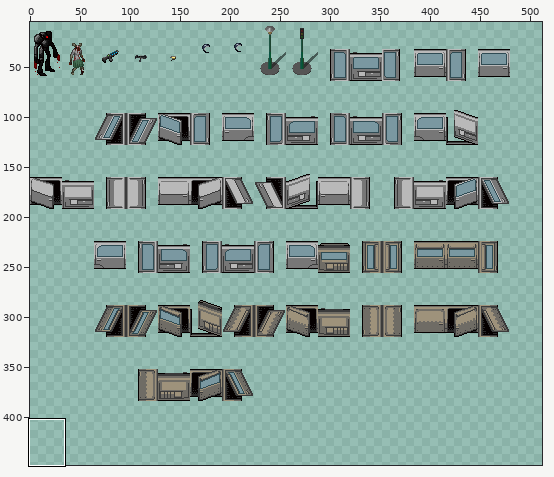
A sprite sheet gets an edit: gfx/UltimateCataclysm/incomplete_tall.png. The first picture is a wide view before the edit; the outline marks the close-up.
Close-up. Earlier state:
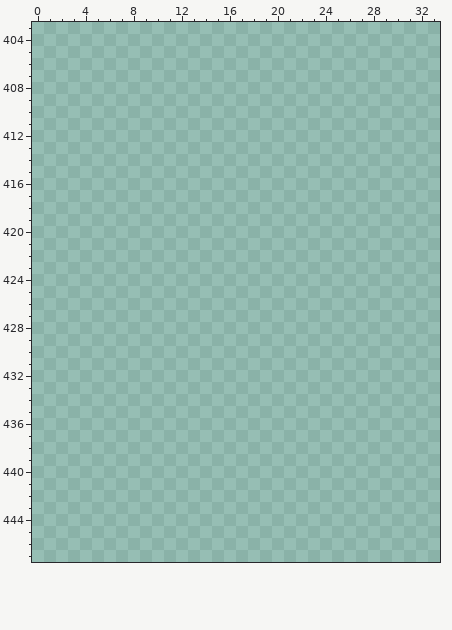
The file is 512x448 pixels. Pixels under 10% opacity are left out. Colours within 5 levels of each other are drawn and written as one. Shown: x 0..33, y 403..447. The old version is drawn lined up with the new one. The wide view leaves out empty margins. The commit also changed other parts of the picture, which this record leaves out.
Once edited:
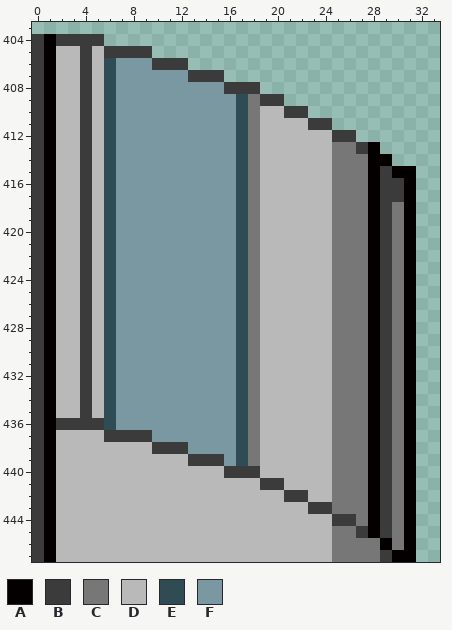
Palette (. is transparent): A #050000  B #3b3b3b  C #777777  D #b9b9b9  E #2f4b53  F #7a98a1
Diff:
drawings rearranged on the sheet (the old picture shows each at its new place; 9 dropped ones are not shown)
Changed rows in their new state; - is an unchanged pixel.
first column x 0:
404 BABBBB--------------------------
405 BADDBDBBBB----------------------
406 BADDBDEFFFBBB-------------------
407 BADDBDEFFFFFFBBB----------------
408 BADDBDEFFFFFFFFFBBB-------------
409 BADDBDEFFFFFFFFFFECBB-----------
410 BADDBDEFFFFFFFFFFECDDBB---------
411 BADDBDEFFFFFFFFFFECDDDDBB-------
412 BADDBDEFFFFFFFFFFECDDDDDDBB-----
413 BADDBDEFFFFFFFFFFECDDDDDDCCBA---
414 BADDBDEFFFFFFFFFFECDDDDDDCCCAA--
415 BADDBDEFFFFFFFFFFECDDDDDDCCCABAA
416 BADDBDEFFFFFFFFFFECDDDDDDCCCABBA
417 BADDBDEFFFFFFFFFFECDDDDDDCCCABBA
418 BADDBDEFFFFFFFFFFECDDDDDDCCCABCA
419 BADDBDEFFFFFFFFFFECDDDDDDCCCABCA
420 BADDBDEFFFFFFFFFFECDDDDDDCCCABCA
421 BADDBDEFFFFFFFFFFECDDDDDDCCCABCA
422 BADDBDEFFFFFFFFFFECDDDDDDCCCABCA
423 BADDBDEFFFFFFFFFFECDDDDDDCCCABCA
424 BADDBDEFFFFFFFFFFECDDDDDDCCCABCA
425 BADDBDEFFFFFFFFFFECDDDDDDCCCABCA
426 BADDBDEFFFFFFFFFFECDDDDDDCCCABCA
427 BADDBDEFFFFFFFFFFECDDDDDDCCCABCA
428 BADDBDEFFFFFFFFFFECDDDDDDCCCABCA
429 BADDBDEFFFFFFFFFFECDDDDDDCCCABCA
430 BADDBDEFFFFFFFFFFECDDDDDDCCCABCA
431 BADDBDEFFFFFFFFFFECDDDDDDCCCABCA
432 BADDBDEFFFFFFFFFFECDDDDDDCCCABCA
433 BADDBDEFFFFFFFFFFECDDDDDDCCCABCA
434 BADDBDEFFFFFFFFFFECDDDDDDCCCABCA
435 BADDBDEFFFFFFFFFFECDDDDDDCCCABCA
436 BABBBBEFFFFFFFFFFECDDDDDDCCCABCA
437 BADDDDBBBBFFFFFFFECDDDDDDCCCABCA
438 BADDDDDDDDBBBFFFFECDDDDDDCCCABCA
439 BADDDDDDDDDDDBBBFECDDDDDDCCCABCA
440 BADDDDDDDDDDDDDDBBBDDDDDDCCCABCA
441 BADDDDDDDDDDDDDDDDDBBDDDDCCCABCA
442 BADDDDDDDDDDDDDDDDDDDBBDDCCCABCA
443 BADDDDDDDDDDDDDDDDDDDDDBBCCCABCA
444 BADDDDDDDDDDDDDDDDDDDDDDDBBCABCA
445 BADDDDDDDDDDDDDDDDDDDDDDDCCBABCA
446 BADDDDDDDDDDDDDDDDDDDDDDDCCCCACA
447 BADDDDDDDDDDDDDDDDDDDDDDDCCCCBAA
